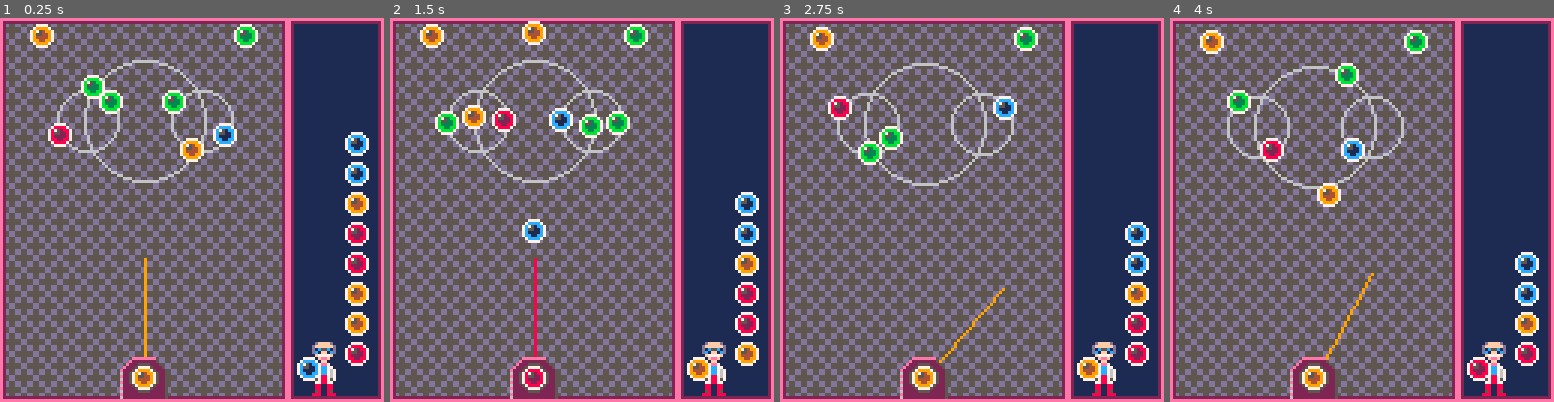
Above: before the commit, frames 1-4 (left to right).
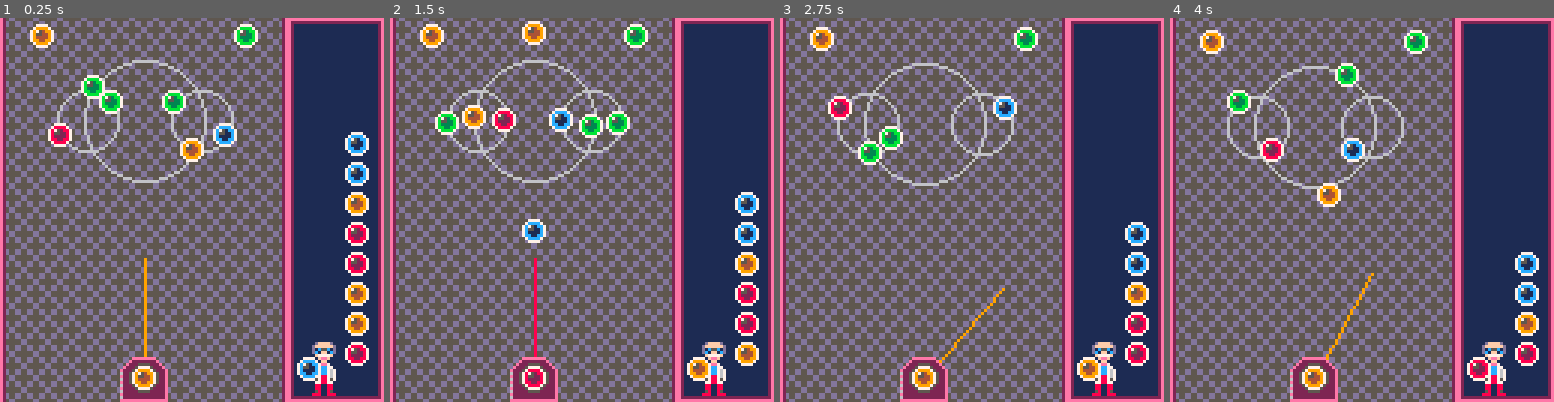
Above: after the commit, the same moments.

Repository: adamwoolridge/pico8
Game: PICO-8 cartridge bonbonshoot.p8
The game is run twice, just before and just after one commit, with the same random seed, the same clock (stepped at 60 frames per second) and the same inputs.
Inputs:
- Up to frame 1 (0.25 s): no input
- Up to frame 2 (1.5 s): tap X (X key) at 0.33, 1.07 s; tap O (Z key) at 0.7 s
- Up to frame 3 (2.75 s): hold Right 1.6-2.1 s; tap O (Z key) at 1.7, 2.1, 2.5 s; tap X (X key) at 1.85 s; hold Right from 2.47 s (still down)
- Up to frame 4 (4 s): tap O (Z key) at 2.9, 3.3, 3.7 s; tap X (X key) at 2.97 s; release Right at 3.03 s; hold Left 3.08-3.58 s

The runs differ from the first frame. In frame 1, 2.2% of the frame differs, in the area x 0-75%, y 0-100%; in frame 2, 2.1%; in frame 3, 2.2%; in frame 4, 2.2%.

Commit message:
[Bonbon] Opened top and bottom

Diff:
--- a/bonbonshoot.p8
+++ b/bonbonshoot.p8
@@ -333,19 +333,19 @@
 __gfx__
 0000000000777700007777000077770000777700000000000000000000000000000000000000000000000000eeeeeeeeeeeeeeeeeeeeeeee00000000eeeeeeee
 00000000079999700788887007cccc7007bbbb7000000000000000000000eeeeeeee00000000000000000000e2222222222222222222222e00000000eeeeeeee
-0000000079754997787528877c751cc77b753bb70000000000000000000e2222222250000000000000000000e2d55dd55dd55dd55dd55d2e00000000eeeeeeee
-0000000079554497785522877c5511c77b5533b7000000000000000000e22255552225000000000000000000e255555dd555555dd555552e00000000eeeeeeee
-0000000079444497782222877c1111c77b3333b700000000000000000e222500005222500000000000000000e255555dd555555dd555552e00000000eeeeeeee
-0000000079944997788228877cc11cc77bb33bb70000000000000000e2225000000522250000000000000000e2d55dd55dd55dd55dd55d2e00000000eeeeeeee
-00000000079999700788887007cccc7007bbbb70000000000000000062250000000052250000000000000000e2d55dd55dd55dd55dd55d2e00000000eeeeeeee
-00000000007777000077770000777700007777000000000000000000e2250000000052250000000000000000e25dd555555dd555555dd52e0000000022222222
-000000000000000000000000e20000000000002e000000000000000062250000000052250000000000000000e25dd555555dd555555dd52e00000000555dd555
-0dffffd00000000000000000e20000000000002e0000000000000000e2250000000052250000000000000000e2d55dd55dd55dd55dd55d2e000000005dd55dd5
-dffffffd0000000000000000e20000000000002e000000000000000062225000000522250000000000000000e2d55dd55dd55dd55dd55d2e000000005dd55dd5
-d1c55c1d0000000000000000e20000000000002e0000000000000000e2222500005222250000000000000000e255555dd555555dd555552e00000000d555555d
-dc1ff1cd0000000000000000e20000000000002e000000000000000062222255552222250000000000000000e255555dd555555dd555552e00000000d555555d
-0f7777f00000000000000000e20000000000002e0000000000000000e2222222222222250000000000000000e2d55dd55dd55dd55dd55d2e000000005dd55dd5
-00feef000000000000000000e20000000000002e000000000000000062222222222222250000000000000000e2d55dd55dd55dd55dd55d2e000000005dd55dd5
+0000000079754997787528877c751cc77b753bb70000000000000000000e22222222e0000000000000000000e2d55dd55dd55dd55dd55d2e00000000eeeeeeee
+0000000079554497785522877c5511c77b5533b7000000000000000000e2225555222e000000000000000000e255555dd555555dd555552e00000000eeeeeeee
+0000000079444497782222877c1111c77b3333b700000000000000000e222500005222e00000000000000000e255555dd555555dd555552e00000000eeeeeeee
+0000000079944997788228877cc11cc77bb33bb70000000000000000e22250000005222e0000000000000000e2d55dd55dd55dd55dd55d2e00000000eeeeeeee
+00000000079999700788887007cccc7007bbbb700000000000000000622500000000522e0000000000000000e2d55dd55dd55dd55dd55d2e00000000eeeeeeee
+00000000007777000077770000777700007777000000000000000000e22500000000522e0000000000000000e25dd555555dd555555dd52e0000000022222222
+000000000000000000000000e20000000000002e0000000000000000622500000000522e0000000000000000e25dd555555dd555555dd52e00000000555dd555
+0dffffd00000000000000000e20000000000002e0000000000000000e22500000000522e0000000000000000e2d55dd55dd55dd55dd55d2e000000005dd55dd5
+dffffffd0000000000000000e20000000000002e0000000000000000622250000005222e0000000000000000e2d55dd55dd55dd55dd55d2e000000005dd55dd5
+d1c55c1d0000000000000000e20000000000002e0000000000000000e22225000052222e0000000000000000e255555dd555555dd555552e00000000d555555d
+dc1ff1cd0000000000000000e20000000000002e0000000000000000622222555522222e0000000000000000e255555dd555555dd555552e00000000d555555d
+0f7777f00000000000000000e20000000000002e0000000000000000e22222222222222e0000000000000000e2d55dd55dd55dd55dd55d2e000000005dd55dd5
+00feef000000000000000000e20000000000002e0000000000000000622222222222222e0000000000000000e2d55dd55dd55dd55dd55d2e000000005dd55dd5
 000ff0000000000000000000e20000000000002e0000000000000000eeeeeeeeeeeeeeee0000000000000000e25dd555555dd555555dd52e00000000555dd555
 007ee7000077770000000000eeeeeeeeeeeeeeee0000002ee200000000000000000000000000000000000000e25dd555555dd555555dd52e0000000000000000
 077cc7700700007000000000e2222222222222220000002ee200000000000000000000000000000000000000e2d55dd55dd55dd55dd55d2e0000000000000000
@@ -463,165 +463,165 @@
 0000000000000000000000000000000000000000000000000000000000000000000000000000000000000000000000000000000000000000000000000000000000000000000000000000000000000000000000000000000000000000000000000000000000000000000000000000000000000000000000000000000000000000
 0000000000000000000000000000000000000000000000000000000000000000000000000000000000000000000000000000000000000000000000000000000000000000000000000000000000000000000000000000000000000000000000000000000000000000000000000000000000000000000000000000000000000000
 __map__
-0b0c0c0c0c0c0c0c0c0c0c0d4041414200000000000000000000000000000000000000000000000000000000000000000000000000000000000000000000000000000000000000000000000000000000000000000000000000000000000000000000000000000000000000000000000000000000000000000000000000000000
-1b1c1c1c1c1c1c1c1c1c1c1d5051515200000000000000000000000000000000000000000000000000000000000000000000000000000000000000000000000000000000000000000000000000000000000000000000000000000000000000000000000000000000000000000000000000000000000000000000000000000000
-1b1c1c1c1c1c1c1c1c1c1c1d5051515200000000000000000000000000000000000000000000000000000000000000000000000000000000000000000000000000000000000000000000000000000000000000000000000000000000000000000000000000000000000000000000000000000000000000000000000000000000
-1b1c1c1c1c1c1c1c1c1c1c1d5051515200000000000000000000000000000000000000000000000000000000000000000000000000000000000000000000000000000000000000000000000000000000000000000000000000000000000000000000000000000000000000000000000000000000000000000000000000000000
-1b1c1c1c1c1c1c1c1c1c1c1d5051515200000000000000000000000000000000000000000000000000000000000000000000000000000000000000000000000000000000000000000000000000000000000000000000000000000000000000000000000000000000000000000000000000000000000000000000000000000000
-1b1c1c1c1c1c1c1c1c1c1c1d5051515200000000000000000000000000000000000000000000000000000000000000000000000000000000000000000000000000000000000000000000000000000000000000000000000000000000000000000000000000000000000000000000000000000000000000000000000000000000
-1b1c1c1c1c1c1c1c1c1c1c1d5051515200000000000000000000000000000000000000000000000000000000000000000000000000000000000000000000000000000000000000000000000000000000000000000000000000000000000000000000000000000000000000000000000000000000000000000000000000000000
-1b1c1c1c1c1c1c1c1c1c1c1d5051515200000000000000000000000000000000000000000000000000000000000000000000000000000000000000000000000000000000000000000000000000000000000000000000000000000000000000000000000000000000000000000000000000000000000000000000000000000000
-1b1c1c1c1c1c1c1c1c1c1c1d5051515200000000000000000000000000000000000000000000000000000000000000000000000000000000000000000000000000000000000000000000000000000000000000000000000000000000000000000000000000000000000000000000000000000000000000000000000000000000
-1b1c1c1c1c1c1c1c1c1c1c1d5051515200000000000000000000000000000000000000000000000000000000000000000000000000000000000000000000000000000000000000000000000000000000000000000000000000000000000000000000000000000000000000000000000000000000000000000000000000000000
-1b1c1c1c1c1c1c1c1c1c1c1d5051515200000000000000000000000000000000000000000000000000000000000000000000000000000000000000000000000000000000000000000000000000000000000000000000000000000000000000000000000000000000000000000000000000000000000000000000000000000000
-1b1c1c1c1c1c1c1c1c1c1c1d5051515200000000000000000000000000000000000000000000000000000000000000000000000000000000000000000000000000000000000000000000000000000000000000000000000000000000000000000000000000000000000000000000000000000000000000000000000000000000
-1b1c1c1c1c1c1c1c1c1c1c1d5051515200000000000000000000000000000000000000000000000000000000000000000000000000000000000000000000000000000000000000000000000000000000000000000000000000000000000000000000000000000000000000000000000000000000000000000000000000000000
-1b1c1c1c1c1c1c1c1c1c1c1d5051515200000000000000000000000000000000000000000000000000000000000000000000000000000000000000000000000000000000000000000000000000000000000000000000000000000000000000000000000000000000000000000000000000000000000000000000000000000000
-1b1c1c1c1c1c1c1c1c1c1c1d5051515200000000000000000000000000000000000000000000000000000000000000000000000000000000000000000000000000000000000000000000000000000000000000000000000000000000000000000000000000000000000000000000000000000000000000000000000000000000
-2b2c2c2c2c2c2c2c2c2c2c2d6061616200000000000000000000000000000000000000000000000000000000000000000000000000000000000000000000000000000000000000000000000000000000000000000000000000000000000000000000000000000000000000000000000000000000000000000000000000000000
-0000000000000000000000000000000000000000000000000000000000000000000000000000000000000000000000000000000000000000000000000000000000000000000000000000000000000000000000000000000000000000000000000000000000000000000000000000000000000000000000000000000000000000
-0000000000000000000000000000000000000000000000000000000000000000000000000000000000000000000000000000000000000000000000000000000000000000000000000000000000000000000000000000000000000000000000000000000000000000000000000000000000000000000000000000000000000000
-0000000000000000000000000000000000000000000000000000000000000000000000000000000000000000000000000000000000000000000000000000000000000000000000000000000000000000000000000000000000000000000000000000000000000000000000000000000000000000000000000000000000000000
-0000000000000000000000000000000000000000000000000000000000000000000000000000000000000000000000000000000000000000000000000000000000000000000000000000000000000000000000000000000000000000000000000000000000000000000000000000000000000000000000000000000000000000
-0000000000000000000000000000000000000000000000000000000000000000000000000000000000000000000000000000000000000000000000000000000000000000000000000000000000000000000000000000000000000000000000000000000000000000000000000000000000000000000000000000000000000000
-0000000000000000000000000000000000000000000000000000000000000000000000000000000000000000000000000000000000000000000000000000000000000000000000000000000000000000000000000000000000000000000000000000000000000000000000000000000000000000000000000000000000000000
-0000000000000000000000000000000000000000000000000000000000000000000000000000000000000000000000000000000000000000000000000000000000000000000000000000000000000000000000000000000000000000000000000000000000000000000000000000000000000000000000000000000000000000
-0000000000000000000000000000000000000000000000000000000000000000000000000000000000000000000000000000000000000000000000000000000000000000000000000000000000000000000000000000000000000000000000000000000000000000000000000000000000000000000000000000000000000000
-0000000000000000000000000000000000000000000000000000000000000000000000000000000000000000000000000000000000000000000000000000000000000000000000000000000000000000000000000000000000000000000000000000000000000000000000000000000000000000000000000000000000000000
-0000000000000000000000000000000000000000000000000000000000000000000000000000000000000000000000000000000000000000000000000000000000000000000000000000000000000000000000000000000000000000000000000000000000000000000000000000000000000000000000000000000000000000
-0000000000000000000000000000000000000000000000000000000000000000000000000000000000000000000000000000000000000000000000000000000000000000000000000000000000000000000000000000000000000000000000000000000000000000000000000000000000000000000000000000000000000000
-0000000000000000000000000000000000000000000000000000000000000000000000000000000000000000000000000000000000000000000000000000000000000000000000000000000000000000000000000000000000000000000000000000000000000000000000000000000000000000000000000000000000000000
-0000000000000000000000000000000000000000000000000000000000000000000000000000000000000000000000000000000000000000000000000000000000000000000000000000000000000000000000000000000000000000000000000000000000000000000000000000000000000000000000000000000000000000
-0000000000000000000000000000000000000000000000000000000000000000000000000000000000000000000000000000000000000000000000000000000000000000000000000000000000000000000000000000000000000000000000000000000000000000000000000000000000000000000000000000000000000000
-0000000000000000000000000000000000000000000000000000000000000000000000000000000000000000000000000000000000000000000000000000000000000000000000000000000000000000000000000000000000000000000000000000000000000000000000000000000000000000000000000000000000000000
-0000000000000000000000000000000000000000000000000000000000000000000000000000000000000000000000000000000000000000000000000000000000000000000000000000000000000000000000000000000000000000000000000000000000000000000000000000000000000000000000000000000000000000
-…(130 lines of a section not shown)…
+1b1c1c1c1c1c1c1c1c1c1c1d4041414200000000000000000000000000000000000000000000000000000000000000000000000000000000000000000000000000000000000000000000000000000000000000000000000000000000000000000000000000000000000000000000000000000000000000000000000000000000
+1b1c1c1c1c1c1c1c1c1c1c1d5051515200000000000000000000000000000000000000000000000000000000000000000000000000000000000000000000000000000000000000000000000000000000000000000000000000000000000000000000000000000000000000000000000000000000000000000000000000000000
+1b1c1c1c1c1c1c1c1c1c1c1d5051515200000000000000000000000000000000000000000000000000000000000000000000000000000000000000000000000000000000000000000000000000000000000000000000000000000000000000000000000000000000000000000000000000000000000000000000000000000000
+1b1c1c1c1c1c1c1c1c1c1c1d5051515200000000000000000000000000000000000000000000000000000000000000000000000000000000000000000000000000000000000000000000000000000000000000000000000000000000000000000000000000000000000000000000000000000000000000000000000000000000
+1b1c1c1c1c1c1c1c1c1c1c1d5051515200000000000000000000000000000000000000000000000000000000000000000000000000000000000000000000000000000000000000000000000000000000000000000000000000000000000000000000000000000000000000000000000000000000000000000000000000000000
+1b1c1c1c1c1c1c1c1c1c1c1d5051515200000000000000000000000000000000000000000000000000000000000000000000000000000000000000000000000000000000000000000000000000000000000000000000000000000000000000000000000000000000000000000000000000000000000000000000000000000000
+1b1c1c1c1c1c1c1c1c1c1c1d5051515200000000000000000000000000000000000000000000000000000000000000000000000000000000000000000000000000000000000000000000000000000000000000000000000000000000000000000000000000000000000000000000000000000000000000000000000000000000
+1b1c1c1c1c1c1c1c1c1c1c1d5051515200000000000000000000000000000000000000000000000000000000000000000000000000000000000000000000000000000000000000000000000000000000000000000000000000000000000000000000000000000000000000000000000000000000000000000000000000000000
+1b1c1c1c1c1c1c1c1c1c1c1d5051515200000000000000000000000000000000000000000000000000000000000000000000000000000000000000000000000000000000000000000000000000000000000000000000000000000000000000000000000000000000000000000000000000000000000000000000000000000000
+1b1c1c1c1c1c1c1c1c1c1c1d5051515200000000000000000000000000000000000000000000000000000000000000000000000000000000000000000000000000000000000000000000000000000000000000000000000000000000000000000000000000000000000000000000000000000000000000000000000000000000
+1b1c1c1c1c1c1c1c1c1c1c1d5051515200000000000000000000000000000000000000000000000000000000000000000000000000000000000000000000000000000000000000000000000000000000000000000000000000000000000000000000000000000000000000000000000000000000000000000000000000000000
+1b1c1c1c1c1c1c1c1c1c1c1d5051515200000000000000000000000000000000000000000000000000000000000000000000000000000000000000000000000000000000000000000000000000000000000000000000000000000000000000000000000000000000000000000000000000000000000000000000000000000000
+1b1c1c1c1c1c1c1c1c1c1c1d5051515200000000000000000000000000000000000000000000000000000000000000000000000000000000000000000000000000000000000000000000000000000000000000000000000000000000000000000000000000000000000000000000000000000000000000000000000000000000
+1b1c1c1c1c1c1c1c1c1c1c1d5051515200000000000000000000000000000000000000000000000000000000000000000000000000000000000000000000000000000000000000000000000000000000000000000000000000000000000000000000000000000000000000000000000000000000000000000000000000000000
+1b1c1c1c1c1c1c1c1c1c1c1d5051515200000000000000000000000000000000000000000000000000000000000000000000000000000000000000000000000000000000000000000000000000000000000000000000000000000000000000000000000000000000000000000000000000000000000000000000000000000000
+1b1c1c1c1c1c1c1c1c1c1c1d6061616200000000000000000000000000000000000000000000000000000000000000000000000000000000000000000000000000000000000000000000000000000000000000000000000000000000000000000000000000000000000000000000000000000000000000000000000000000000
+0000000000000000000000000000000000000000000000000000000000000000000000000000000000000000000000000000000000000000000000000000000000000000000000000000000000000000000000000000000000000000000000000000000000000000000000000000000000000000000000000000000000000000
+0000000000000000000000000000000000000000000000000000000000000000000000000000000000000000000000000000000000000000000000000000000000000000000000000000000000000000000000000000000000000000000000000000000000000000000000000000000000000000000000000000000000000000
+0000000000000000000000000000000000000000000000000000000000000000000000000000000000000000000000000000000000000000000000000000000000000000000000000000000000000000000000000000000000000000000000000000000000000000000000000000000000000000000000000000000000000000
+0000000000000000000000000000000000000000000000000000000000000000000000000000000000000000000000000000000000000000000000000000000000000000000000000000000000000000000000000000000000000000000000000000000000000000000000000000000000000000000000000000000000000000
+0000000000000000000000000000000000000000000000000000000000000000000000000000000000000000000000000000000000000000000000000000000000000000000000000000000000000000000000000000000000000000000000000000000000000000000000000000000000000000000000000000000000000000
+0000000000000000000000000000000000000000000000000000000000000000000000000000000000000000000000000000000000000000000000000000000000000000000000000000000000000000000000000000000000000000000000000000000000000000000000000000000000000000000000000000000000000000
+0000000000000000000000000000000000000000000000000000000000000000000000000000000000000000000000000000000000000000000000000000000000000000000000000000000000000000000000000000000000000000000000000000000000000000000000000000000000000000000000000000000000000000
+0000000000000000000000000000000000000000000000000000000000000000000000000000000000000000000000000000000000000000000000000000000000000000000000000000000000000000000000000000000000000000000000000000000000000000000000000000000000000000000000000000000000000000
+0000000000000000000000000000000000000000000000000000000000000000000000000000000000000000000000000000000000000000000000000000000000000000000000000000000000000000000000000000000000000000000000000000000000000000000000000000000000000000000000000000000000000000
+0000000000000000000000000000000000000000000000000000000000000000000000000000000000000000000000000000000000000000000000000000000000000000000000000000000000000000000000000000000000000000000000000000000000000000000000000000000000000000000000000000000000000000
+0000000000000000000000000000000000000000000000000000000000000000000000000000000000000000000000000000000000000000000000000000000000000000000000000000000000000000000000000000000000000000000000000000000000000000000000000000000000000000000000000000000000000000
+0000000000000000000000000000000000000000000000000000000000000000000000000000000000000000000000000000000000000000000000000000000000000000000000000000000000000000000000000000000000000000000000000000000000000000000000000000000000000000000000000000000000000000
+0000000000000000000000000000000000000000000000000000000000000000000000000000000000000000000000000000000000000000000000000000000000000000000000000000000000000000000000000000000000000000000000000000000000000000000000000000000000000000000000000000000000000000
+0000000000000000000000000000000000000000000000000000000000000000000000000000000000000000000000000000000000000000000000000000000000000000000000000000000000000000000000000000000000000000000000000000000000000000000000000000000000000000000000000000000000000000
+0000000000000000000000000000000000000000000000000000000000000000000000000000000000000000000000000000000000000000000000000000000000000000000000000000000000000000000000000000000000000000000000000000000000000000000000000000000000000000000000000000000000000000
+0000000000000000000000000000000000000000000000000000000000000000000000000000000000000000000000000000000000000000000000000000000000000000000000000000000000000000000000000000000000000000000000000000000000000000000000000000000000000000000000000000000000000000
+…(130 lines of a section not shown)…
